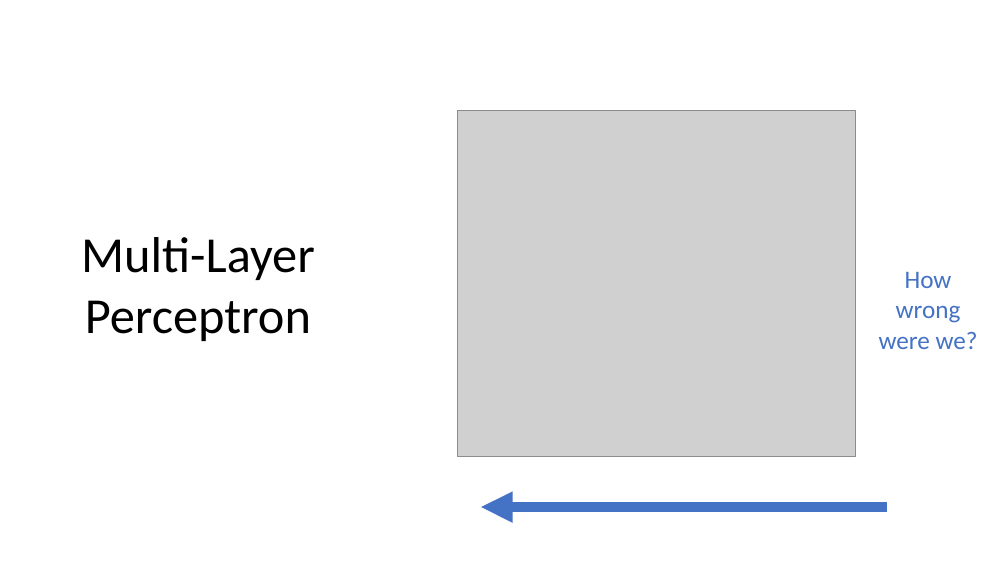
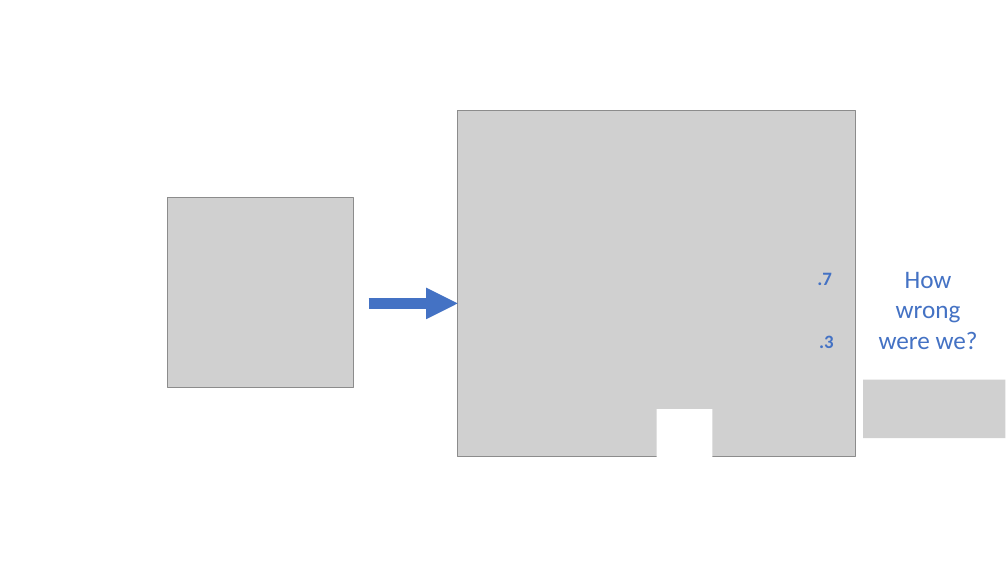
Before and after one commit to SLUVisLab/DeepLearningTutorial, a slide deck: slide 19 of DeepLearning.pptx (slide 18 before the commit). Drawn at 1008x567 pixels with LibreOffice and Linux fonts; fonts in the diff are those of the drawing; grey boxes stand for pictures. Boxes give left, top, right and bottom in pixels: in the first picture for what was removed or moved away, otherwise in the second. Text is boxed around its words. In the diff, an @@ line names an element or a change of style, - is before the commit and + after.

Commit message:
updated slides

```diff
--- a/DeepLearning.pptx
+++ b/DeepLearning.pptx
@@ picture added at [168,197,353,387] @@
@@ text removed at [81,237,315,341] @@
-Multi-Layer
-Perceptron
@@ text added at [817,273,832,285], 18 pt, text #4472C4, bold @@
+.7
@@ arrow added from (369, 303) to (457, 303), #4472C4 10 pt @@
@@ text added at [819,335,834,348], 18 pt, text #4472C4, bold @@
+.3
@@ picture added at [864,380,1006,438] @@
@@ rectangle added at [657,409,713,474], fill #FFFFFF @@
@@ arrow removed from (887, 507) to (481, 507) @@
```
Also in this commit, not shown: 12 other slides changed, 6 slides added, 4 slides removed.
